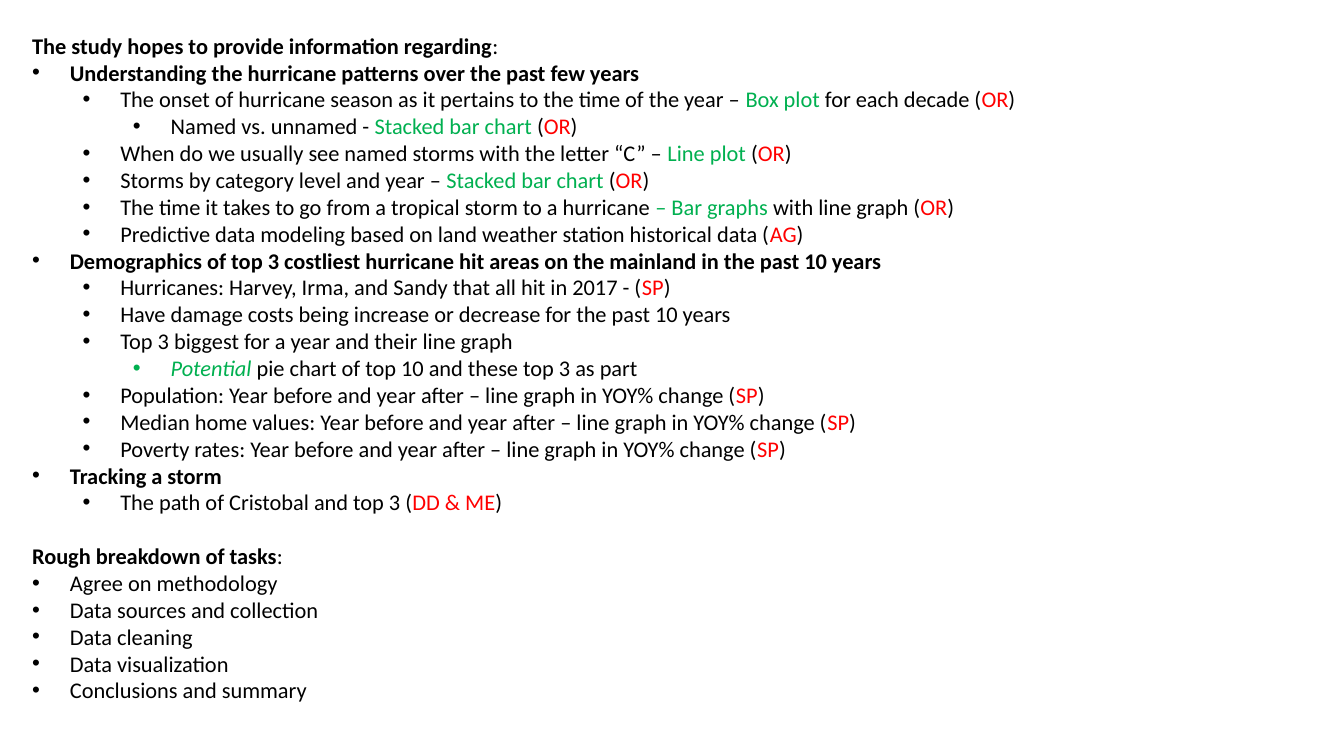
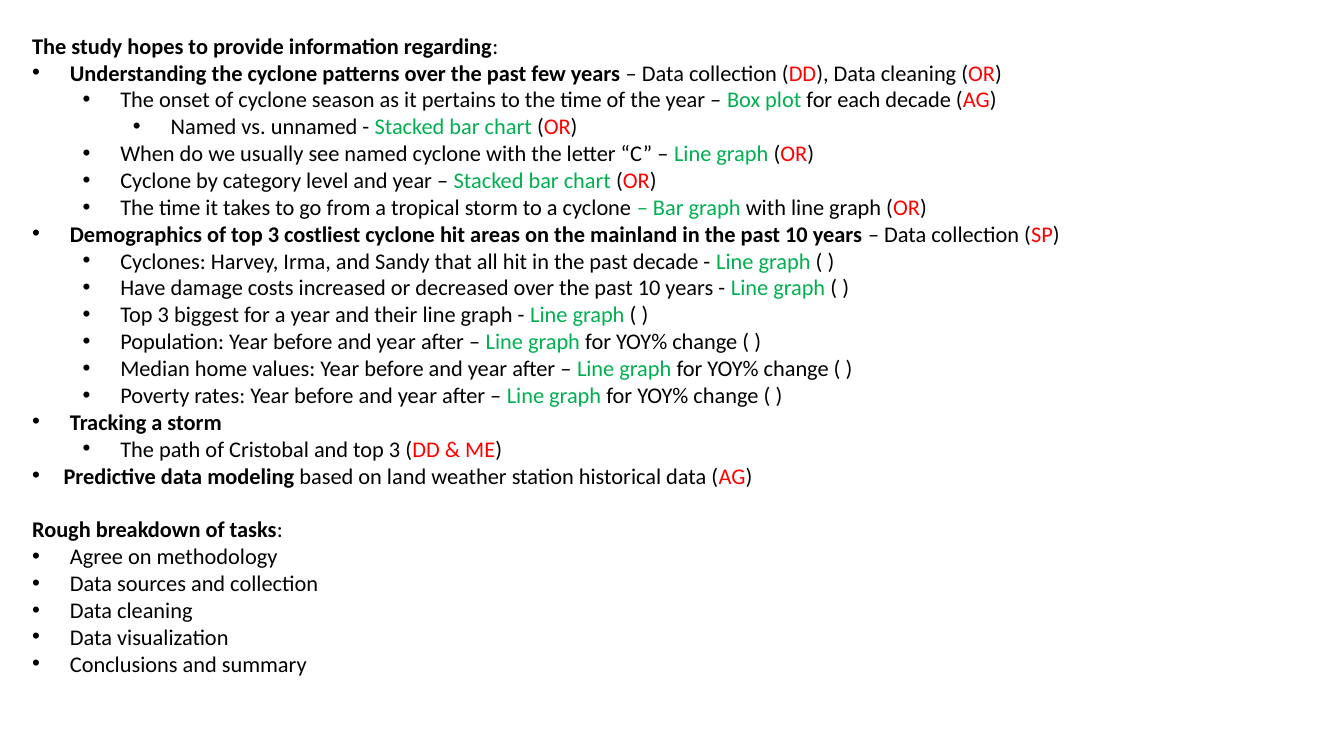
Before and after one commit to TheGreekGoddess/Project_1, a slide deck: slide 2 of HurriPy.pptx. Drawn at 1344x756 pixels with LibreOffice and Linux fonts; fonts in the diff are those of the drawing. Boxes give left, top, right and bottom in pixels: in the first picture for what was removed or moved away, otherwise in the second. Text is boxed around its words. In the diff, an @@ line names an element or a change of style, - is before the commit and + after.

```diff
--- a/HurriPy.pptx
+++ b/HurriPy.pptx
@@ text at [70, 65, 1002, 111]: text changed @@
-• Understanding the hurricane patterns over the past few years
-  • The onset of hurricane season as it pertains to the time of the year – Box plot for each decade (OR)
+• Understanding the cyclone patterns over the past few years – Data collection (DD), Data cleaning (OR)
+  • The onset of cyclone season as it pertains to the time of the year – Box plot for each decade (AG)
@@ text at [70, 145, 1060, 407]: text changed @@
-  • When do we usually see named storms with the letter “C” – Line plot (OR)
-  • Storms by category level and year – Stacked bar chart (OR)
-  • The time it takes to go from a tropical storm to a hurricane – Bar graphs with line graph (OR)
-  • Predictive data modeling based on land weather station historical data (AG)
-• Demographics of top 3 costliest hurricane hit areas on the mainland in the past 10 years
-  • Hurricanes: Harvey, Irma, and Sandy that all hit in 2017 - (SP)
-  • Have damage costs being increase or decrease for the past 10 years
-  • Top 3 biggest for a year and their line graph
-    • Potential pie chart of top 10 and these top 3 as part
-  • Population: Year before and year after – line graph in YOY% change (SP)
-  • Median home values: Year before and year after – line graph in YOY% change (SP)
-  • Poverty rates: Year before and year after – line graph in YOY% change (SP)
+  • When do we usually see named cyclone with the letter “C” – Line graph (OR)
+  • Cyclone by category level and year – Stacked bar chart (OR)
+  • The time it takes to go from a tropical storm to a cyclone – Bar graph with line graph (OR)
+• Demographics of top 3 costliest cyclone hit areas on the mainland in the past 10 years – Data collection (SP)
+  • Cyclones: Harvey, Irma, and Sandy that all hit in the past decade - Line graph ( )
+  • Have damage costs increased or decreased over the past 10 years - Line graph ( )
+  • Top 3 biggest for a year and their line graph - Line graph ( )
+  • Population: Year before and year after – Line graph for YOY% change ( )
+  • Median home values: Year before and year after – Line graph for YOY% change ( )
+  • Poverty rates: Year before and year after – Line graph for YOY% change ( )
@@ text at [64, 468, 752, 488]: paragraph added @@
+• Predictive data modeling based on land weather station historical data (AG)
```
Also in this commit, not shown: 1 other slide changed, 1 slide removed, 2 other files.
